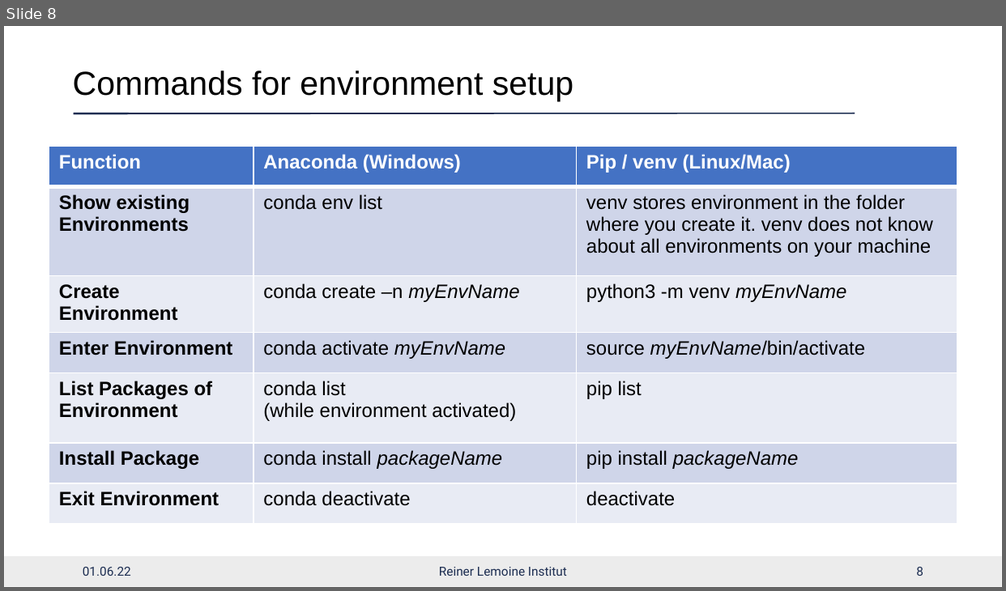
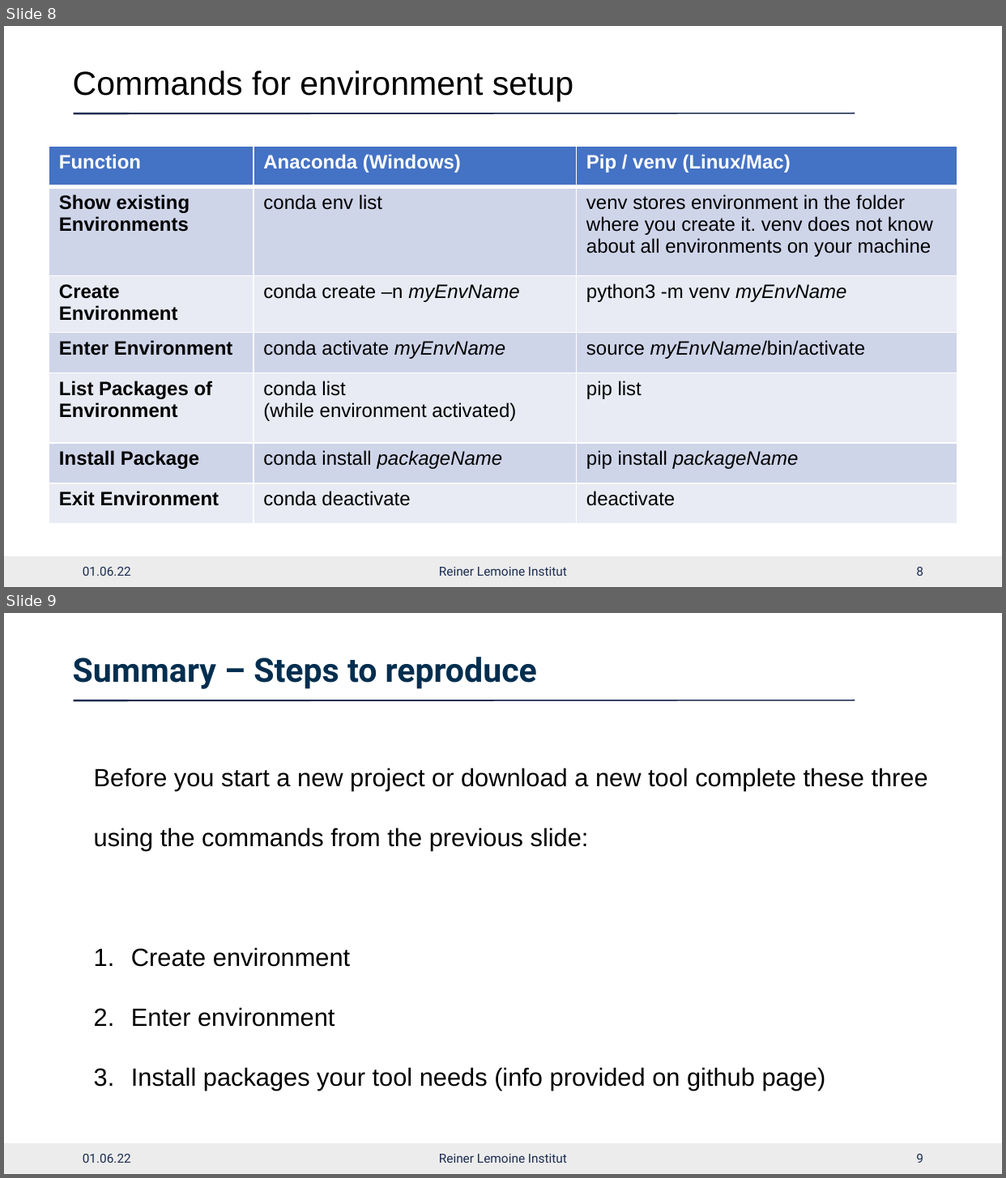
Before and after one commit to rl-institut/workshop, a slide deck: run-python-tools/2022-06-01_package_managers_environments.pptx. Shown one above the other, each under a label of ours: slide 8 before the commit, slides 8 and 9 after it. The pictures are 1006x591 and 1006x1178 pixels, drawn with LibreOffice and Linux fonts; fonts in the diff are those of the drawing; background and template pictures are left out. Boxes give left, top, right and bottom in pixels: in the first picture for what was removed or moved away, otherwise in the second. Text is boxed around its words. In the diff, an @@ line names an element or a change of style, - is before the commit and + after.

Commit message:
steps to reproduce

```diff
--- a/run-python-tools/2022-06-01_package_managers_environments.pptx
+++ b/run-python-tools/2022-06-01_package_managers_environments.pptx
@@ slide 9 added at [4, 613, 1002, 1174], background #FFFFFF; not listed: 3 template elements that a slide beside it also shows @@
@@ text added at [73, 657, 537, 689], 24 pt, text #002E4F, bold @@
+Summary – Steps to reproduce
@@ text added at [94, 768, 928, 1090], 18 pt, text #000000 @@
+Before you start a new project or download a new tool complete these three
+using the commands from the previous slide:
+1. Create environment
+2. Enter environment
+3. Install packages your tool needs (info provided on github page)
@@ text added at [83, 1154, 131, 1163], 9 pt, text #1C2D51 @@
+01.06.22
@@ text added at [439, 1154, 567, 1163], 9 pt, text #1C2D51 @@
+Reiner Lemoine Institut
@@ page number added at [916, 1154, 923, 1163], 9 pt, text #1C2D51 @@
+9
```
Also in this commit, not shown: 5 slides changed, 1 other file.
